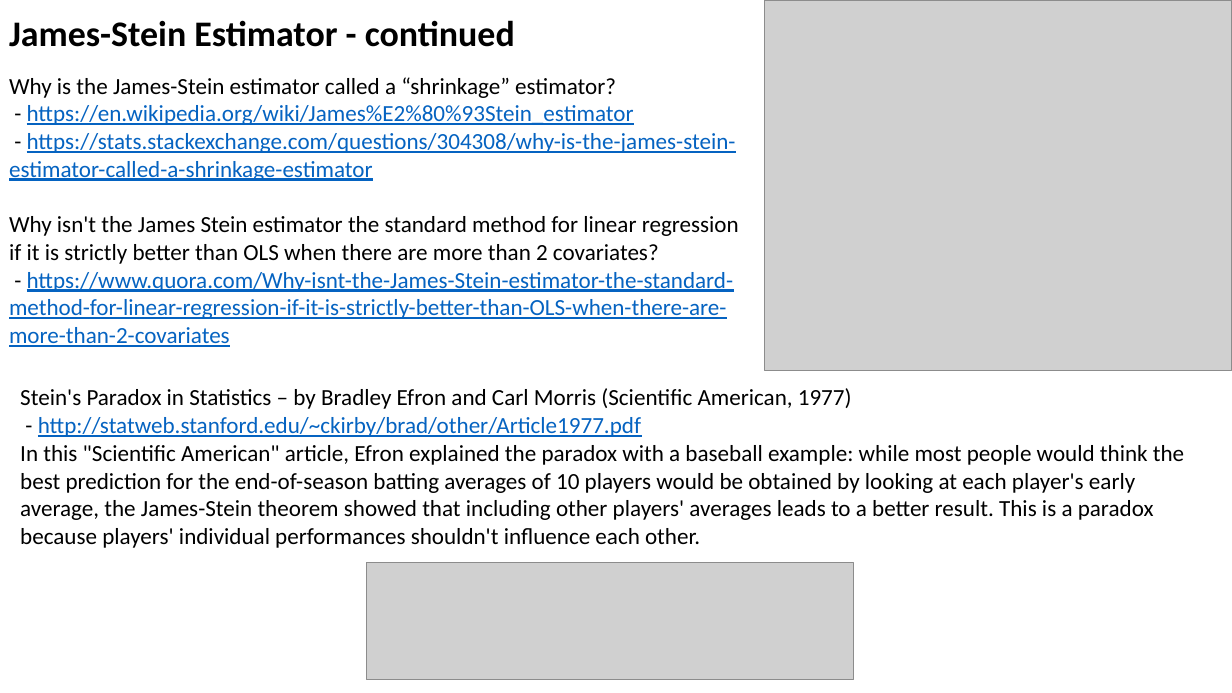
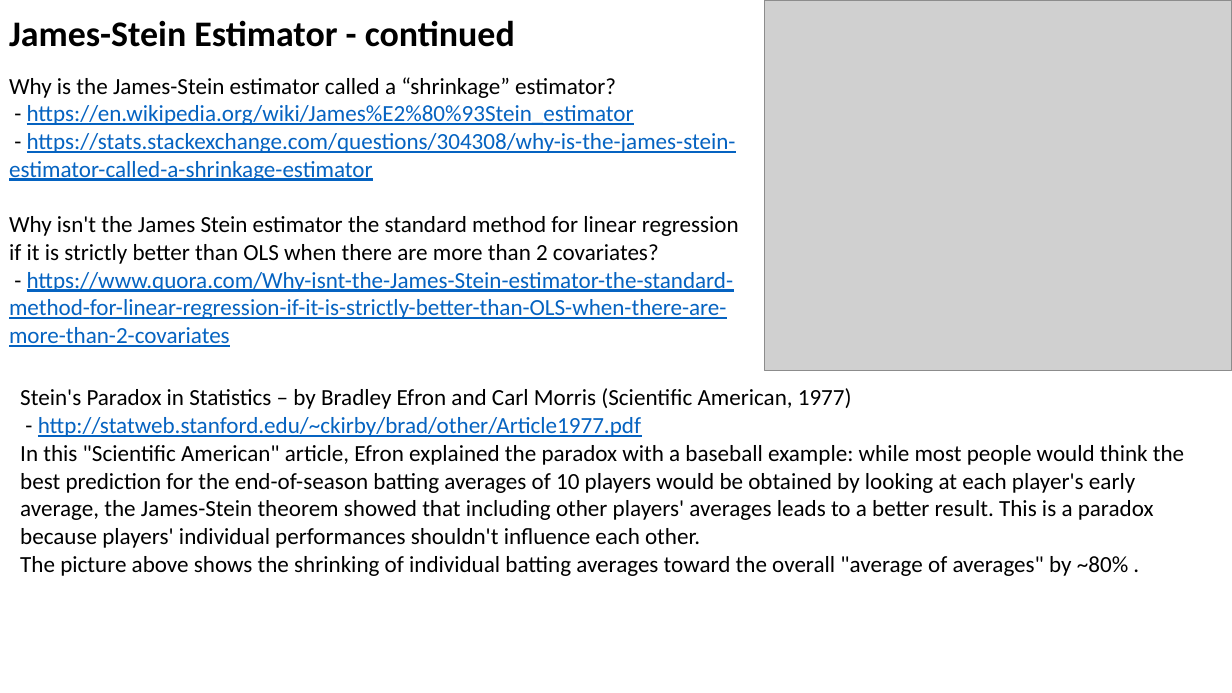
Before and after one commit to lselector/ml_ai_doc, a slide deck: slide 2 of Stein_Estimator.pptx. Drawn at 1232x693 pixels with LibreOffice and Linux fonts; fonts in the diff are those of the drawing; grey boxes stand for pictures. Boxes give left, top, right and bottom in pixels: in the first picture for what was removed or moved away, otherwise in the second. Text is boxed around its words. In the diff, an @@ line names an element or a change of style, - is before the commit and + after.

```diff
--- a/Stein_Estimator.pptx
+++ b/Stein_Estimator.pptx
@@ text at bbox=[20, 556, 1128, 576]: paragraph added @@
+The picture above shows the shrinking of individual batting averages toward the overall "average of averages" by ~80% .
@@ picture removed at bbox=[366, 563, 854, 679] @@
```
Also in this commit, not shown: 1 other file.
